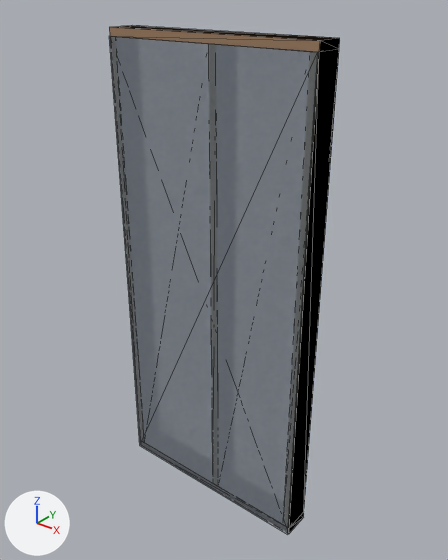
Two versions of the glTF model panels/EX19_FF.glb, one commit apart.
Rendered twice from a 50 mm camera at (1.73, -2.09, 1.39) aimed at (0.02, 0.05, 0.06). The axes (+X, +Y, +Z) are drawn at lower left. The lights are the same throughout. The picture after the commit comes second. Mesh edges are drawn as thin lines. Vertices at exactly the same position are counted once.

The first picture shows 'EX19 FF'.
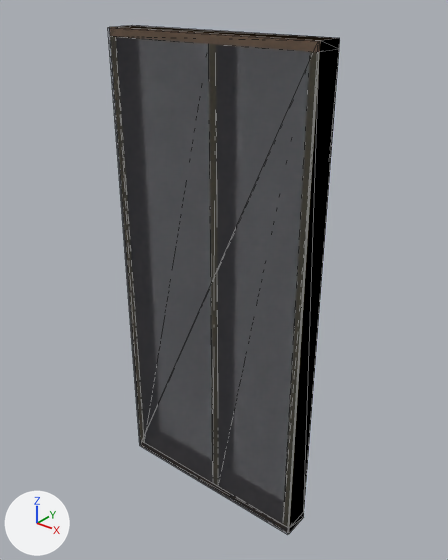
The change, as a list of edits to the scene's bpy script:
```text
Change me_ex19_ff:
    where me_ex19_ff.from_pydata(...)  # 64 vertices, 96 faces, 96 loose edges; spans x -0.54..0.54, y -0.07..0.07, z -1.19..1.19
    used by ob_ex19_ff; location = (0.0, 0.0, 0.0)
    me_ex19_ff part 1
    me_ex19_ff.vertices[57].co: (-0.54, -0.07, -1.19) -> (0.54, -0.07, -1.19)  # pixel (139, 445) -> pixel (288, 533)
    me_ex19_ff.vertices[58].co: (0.54, -0.07, -1.19) -> (0.54, -0.07, 1.19)  # pixel (287, 534) -> pixel (319, 41)
    me_ex19_ff.vertices[59].co: (0.54, -0.07, -1.19) -> (-0.54, -0.07, 1.19)  # pixel (288, 533) -> pixel (109, 27)
    me_ex19_ff.vertices[60].co: (0.54, -0.07, 1.15) -> (-0.54, -0.07, -1.19)  # pixel (317, 52) -> pixel (139, 445)
    me_ex19_ff.vertices[61].co: (0.54, -0.07, 1.15) -> (-0.54, -0.07, 1.19)  # pixel (319, 52) -> pixel (107, 27)
    me_ex19_ff.vertices[62].co: (-0.54, -0.07, 1.15) -> (0.54, -0.07, 1.19)  # pixel (108, 36) -> pixel (318, 41)
    me_ex19_ff.vertices[63].co: (-0.54, -0.07, 1.15) -> (0.54, -0.07, -1.19)  # pixel (110, 36) -> pixel (287, 534)
```

Boxes [x1, y1, x2, y2] around the edits, measured in the pictures (448 x 560 px; the box of a moved part takes in the faces that stretch with it):
'EX19 FF', reshaped
    before: [109, 26, 340, 534]
    after: [108, 26, 340, 534]
part 1 of me_ex19_ff, moved or reshaped
    before: [109, 36, 319, 534]
    after: [108, 28, 320, 534]
